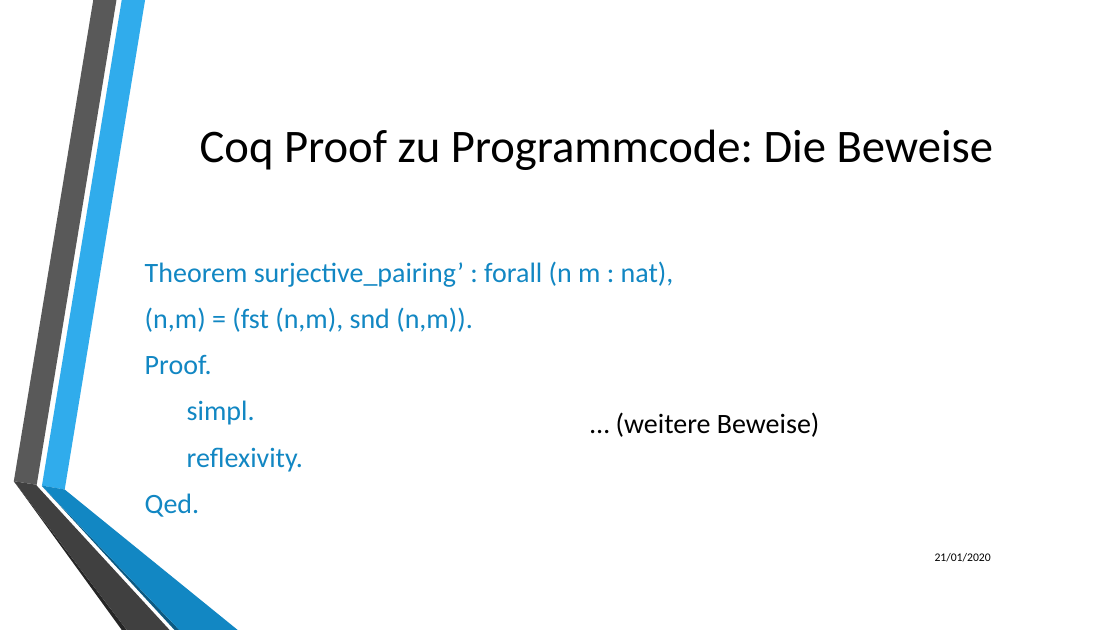
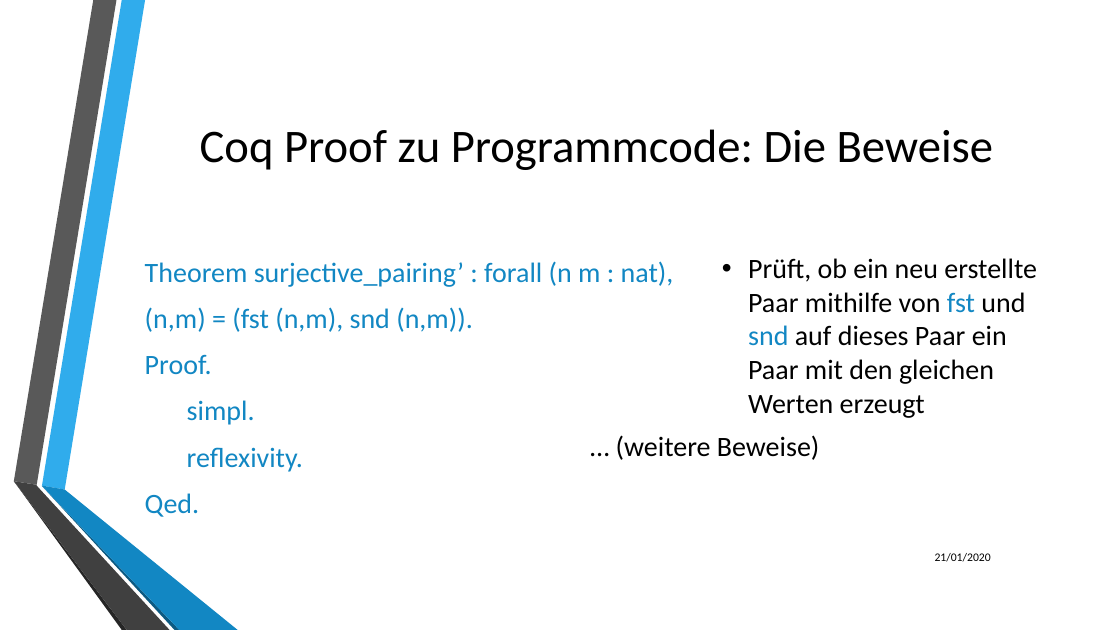
Before and after one commit to LukasKiederle/seminar-coq, a slide deck: slide 22 of final-presentation.pptx. Drawn at 1120x630 pixels with LibreOffice and Linux fonts; fonts in the diff are those of the drawing; background and template pictures are left out. Boxes give left, top, right and bottom in pixels: in the first picture for what was removed or moved away, otherwise in the second. Text is boxed around its words. In the diff, an @@ line names an element or a change of style, - is before the commit and + after.

Commit message:
updated presentation

```diff
--- a/final-presentation.pptx
+++ b/final-presentation.pptx
@@ text added at (748,258,1037,418), 24 pt, text #000000 @@
+• Prüft, ob ein neu erstellte Paar mithilfe von fst und snd auf dieses Paar ein Paar mit den gleichen Werten erzeugt
@@ text "… (weitere Beweise)": place and size @@
-text "… (weitere Beweise)" at (616,412,819,437)
+text "… (weitere Beweise)" at (616,435,819,460)
```
Also in this commit, not shown: 11 other slides changed.
